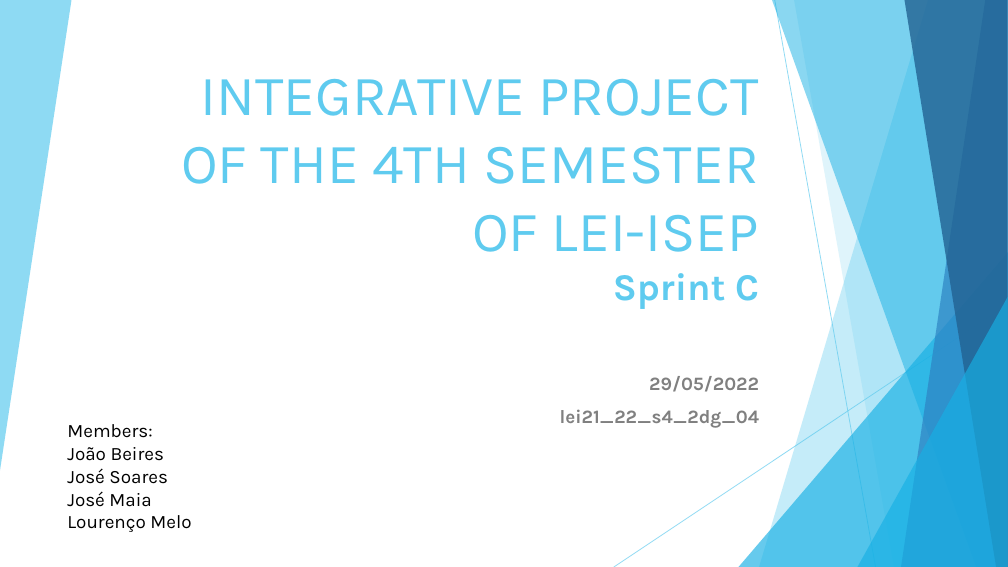
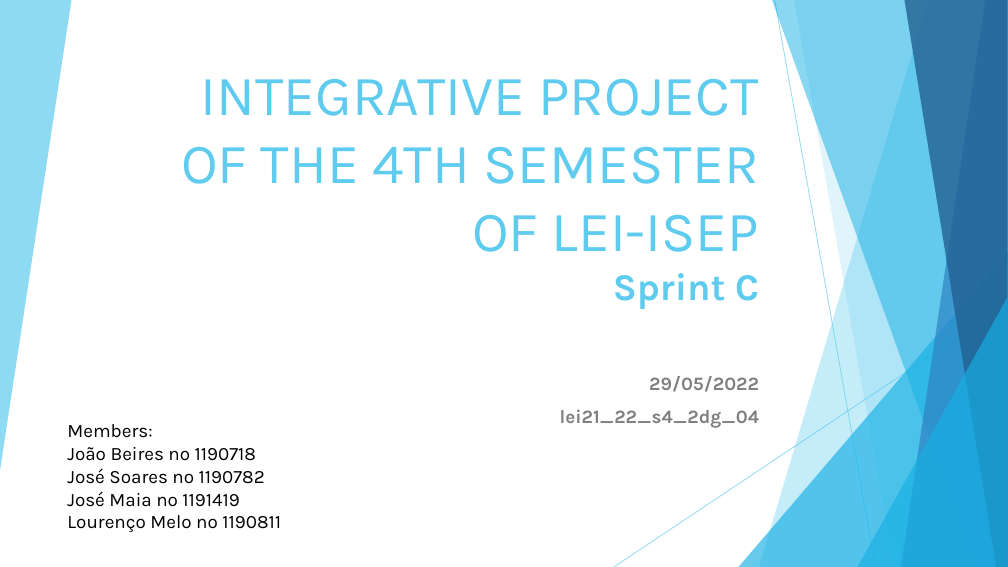
Before and after one commit to LourencoMelo/ISEP-EAPLI, a slide deck: slide 1 of eapli.base/docs/PDS_do_Projeto_SPRINT_C.pptx. Drawn at 1008x567 pixels with LibreOffice and Linux fonts; fonts in the diff are those of the drawing. Boxes give left, top, right and bottom in pixels: in the first picture for what was removed or moved away, otherwise in the second. Text is boxed around its words. In the diff, an @@ line names an element or a change of style, - is before the commit and + after.

```diff
--- a/eapli.base/docs/PDS_do_Projeto_SPRINT_C.pptx
+++ b/eapli.base/docs/PDS_do_Projeto_SPRINT_C.pptx
@@ text at box(67, 447, 281, 532): text changed @@
-João Beires
-José Soares
-José Maia
-Lourenço Melo
+João Beires nº 1190718
+José Soares nº 1190782
+José Maia nº 1191419
+Lourenço Melo nº 1190811
```
Also in this commit, not shown: 4 other files.
